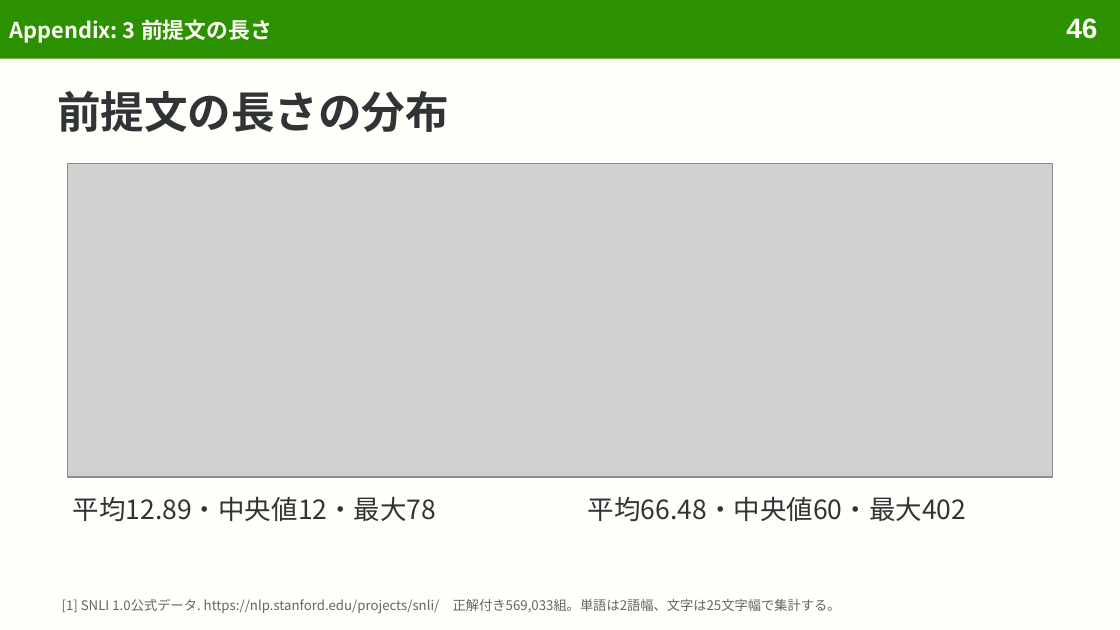
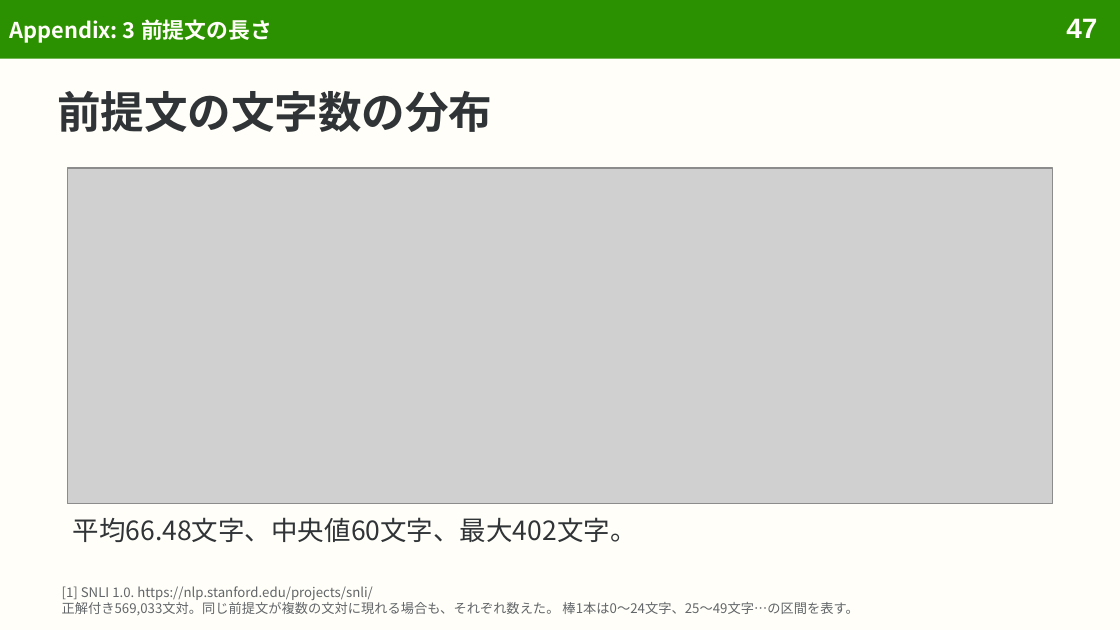
Before and after one commit to sasakiy84/datasets-in-10-minutes, a slide deck: slide 47 of slides/datasets-in-10-minutes-snli.pptx (slide 46 before the commit). Drawn at 1120x630 pixels with LibreOffice and Linux fonts; fonts in the diff are those of the drawing; grey boxes stand for pictures. Boxes give left, top, right and bottom in pixels: in the first picture for what was removed or moved away, otherwise in the second. Text is boxed around its words. In the diff, an @@ line names an element or a change of style, - is before the commit and + after.

```diff
--- a/slides/datasets-in-10-minutes-snli.pptx
+++ b/slides/datasets-in-10-minutes-snli.pptx
@@ page number at bbox=[1066, 18, 1097, 38]: text changed @@
-46
+47
@@ title at bbox=[57, 91, 492, 132]: text changed @@
-前提文の長さの分布
+前提文の文字数の分布
@@ picture: place and size @@
-picture at bbox=[67, 164, 1053, 477]
+picture at bbox=[67, 168, 1053, 504]
@@ text removed at bbox=[588, 496, 966, 521] @@
-平均66.48・中央値60・最大402
@@ text at bbox=[73, 517, 637, 542]: text changed @@
-平均12.89・中央値12・最大78
+平均66.48文字、中央値60文字、最大402文字。
@@ text at bbox=[62, 586, 858, 615]: text changed @@
-[1] SNLI 1.0公式データ. https://nlp.stanford.edu/projects/snli/ 正解付き569,033組。単語は2語幅、文字は25文字幅で集計する。
+[1] SNLI 1.0. https://nlp.stanford.edu/projects/snli/
+正解付き569,033文対。同じ前提文が複数の文対に現れる場合も、それぞれ数えた。 棒1本は0〜24文字、25〜49文字…の区間を表す。
```
Also in this commit, not shown: 36 other slides changed, 1 slide added, 10 other files.
